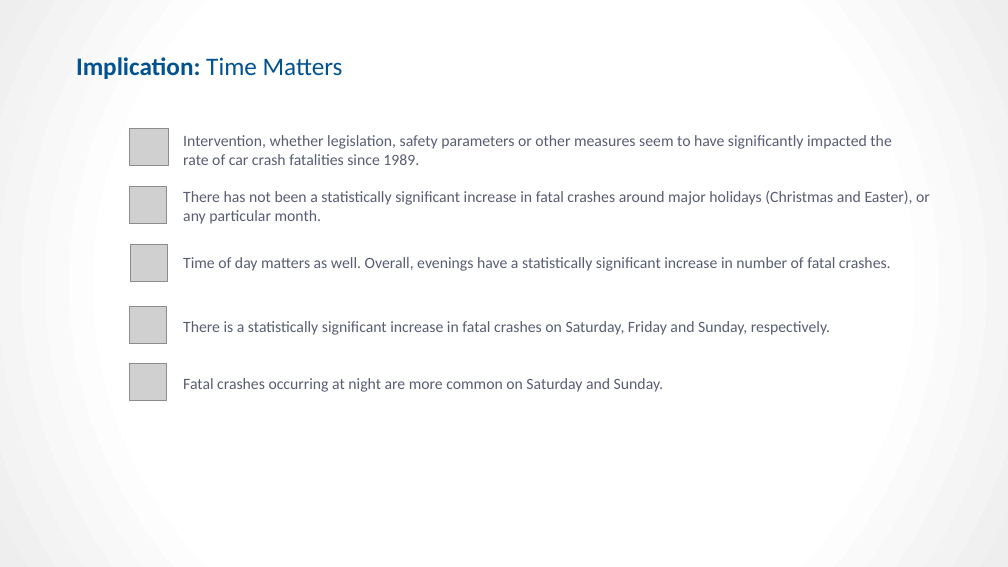
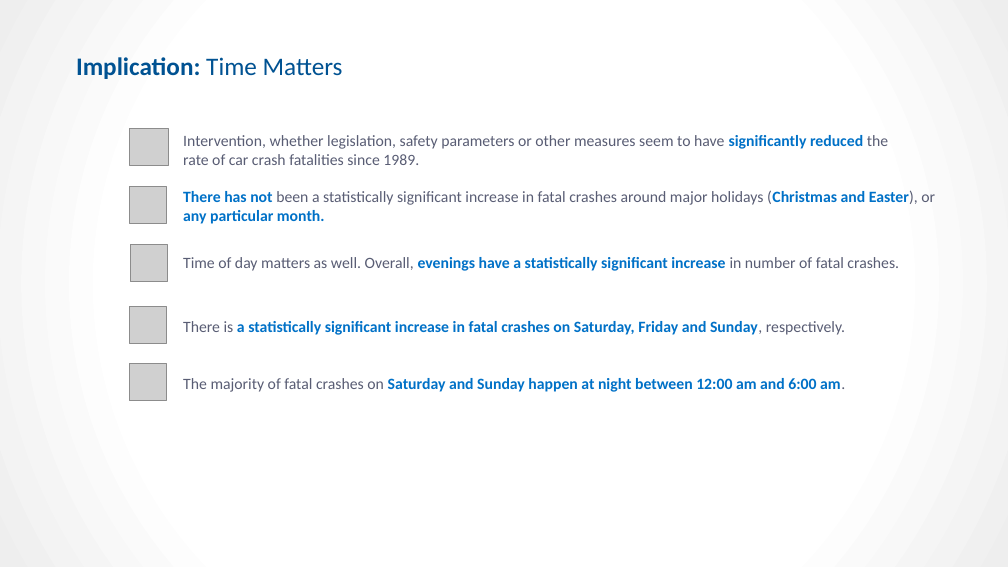
Before and after one commit to kpellas/Project_1, a slide deck: slide 18 of Project Presentation.pptx. Drawn at 1008x567 pixels with LibreOffice and Linux fonts; fonts in the diff are those of the drawing; grey boxes stand for pictures. Boxes give left, top, right and bottom in pixels: in the first picture for what was removed or moved away, otherwise in the second. Text is boxed around its words. In the diff, an @@ line names an element or a change of style, - is before the commit and + after.

Commit message:
Tweaks to time presenation

```diff
--- a/Project Presentation.pptx
+++ b/Project Presentation.pptx
@@ text at (183,135,888,165): text changed @@
-Intervention, whether legislation, safety parameters or other measures seem to have significantly impacted the rate of car crash fatalities since 1989.
+Intervention, whether legislation, safety parameters or other measures seem to have significantly reduced the rate of car crash fatalities since 1989.
@@ text "There has not been a ..." at (183,190,935,224): text colour #595D74 to #0071C7, bold on in "There has not (Christmas and Easter), any ..." @@
@@ text "Time of day matters as ..." at (183,257,899,271): text colour #595D74 to #0071C7, bold on in "evenings have a statistically significant increase" @@
@@ text "There is a statistically significant ..." at (183,321,845,335): text colour #595D74 to #0071C7, bold on in "a statistically significant increase in fatal crashes ..." @@
@@ text at (183,378,845,392): text changed; text colour #595D74 to #0071C7; bold on @@
-Fatal crashes occurring at night are more common on Saturday and Sunday.
+The majority of fatal crashes on Saturday and Sunday happen at night between 12:00 am and 6:00 am.
```
Also in this commit, not shown: 1 other slide changed.
